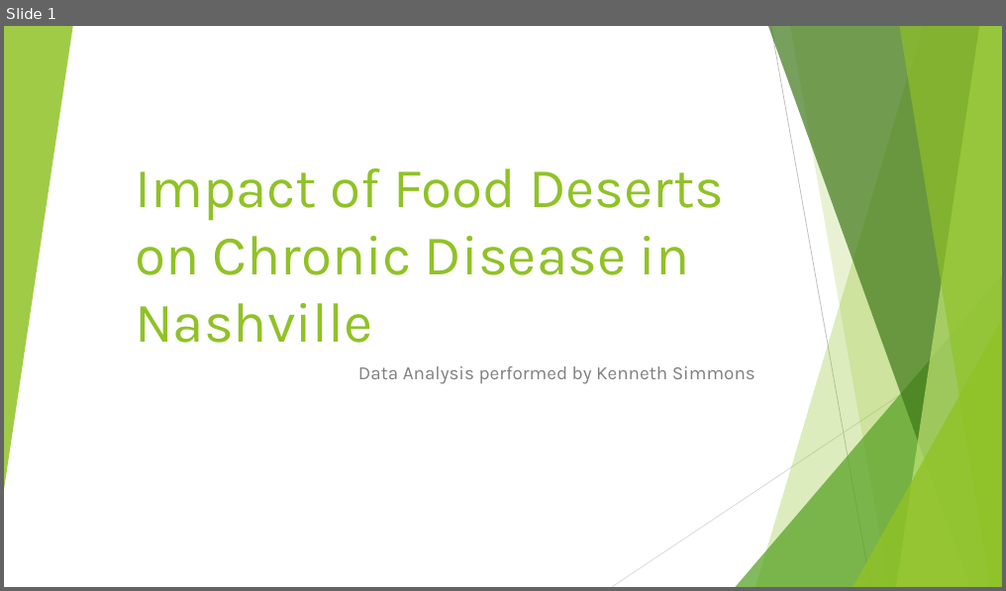
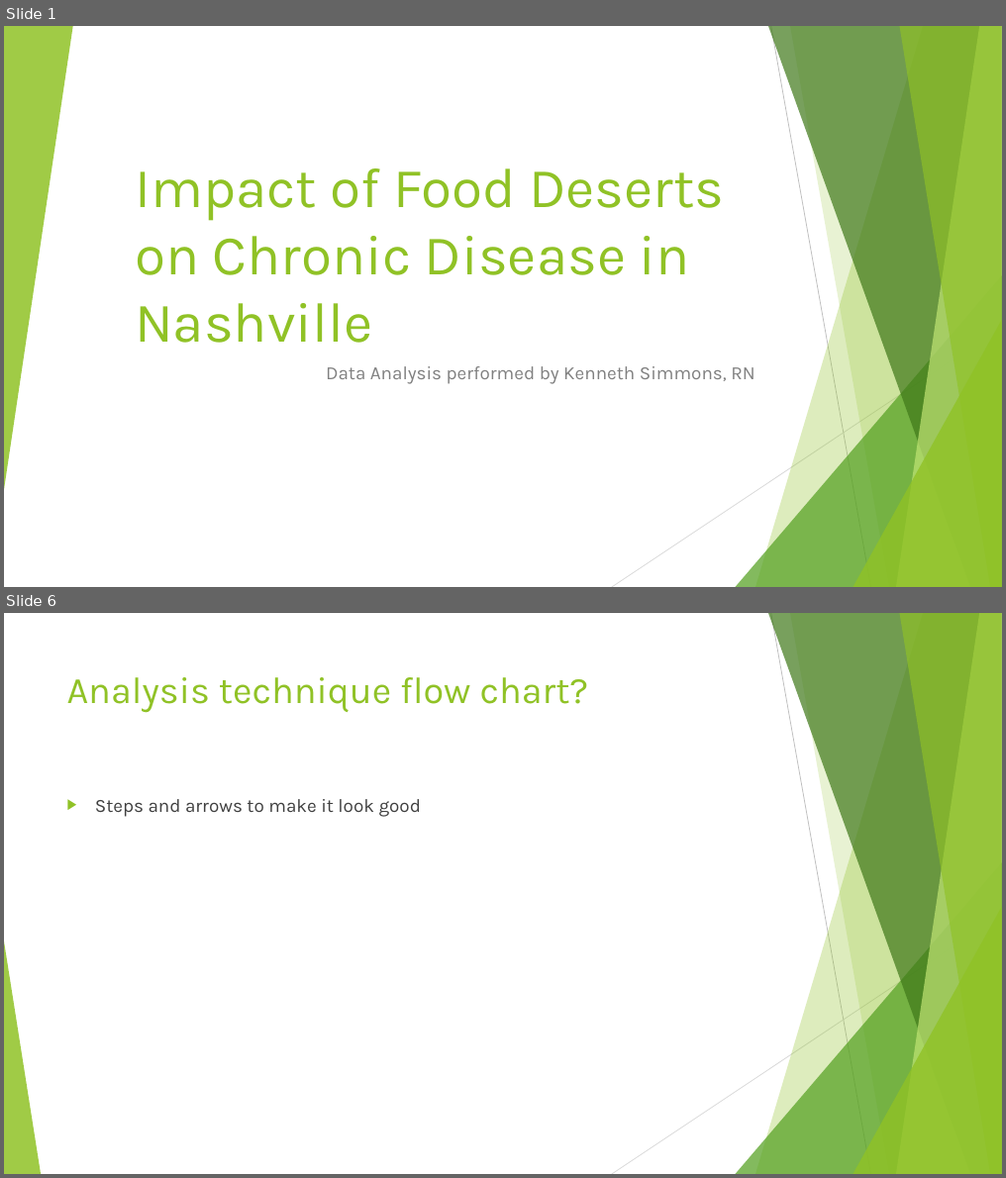
Before and after one commit to latestnight/capstone, a slide deck: food_desert_pp.pptx. Shown one above the other, each under a label of ours: slide 1 before the commit, slides 1 and 6 after it; the slides between them are not shown. The pictures are 1006x591 and 1006x1178 pixels, drawn with LibreOffice and Linux fonts; fonts in the diff are those of the drawing. Boxes give left, top, right and bottom in pixels: in the first picture for what was removed or moved away, otherwise in the second. Text is boxed around its words. In the diff, an @@ line names an element or a change of style, - is before the commit and + after.

```diff
--- a/food_desert_pp.pptx
+++ b/food_desert_pp.pptx
@@ slide 6 added at (x1=4, y1=613, x2=1002, y2=1174), background #FFFFFF; not listed: 9 template elements that a slide beside it also shows @@
@@ title added at (x1=67, y1=677, x2=589, y2=713), 36 pt, text #90C226 @@
+Analysis technique flow chart?
@@ text added at (x1=95, y1=799, x2=421, y2=817), 18 pt, text #404040 @@
+▶ Steps and arrows to make it look good
@@ triangle added at (x1=4, y1=942, x2=41, y2=1174), fill #90C226 at 85% opacity @@
@@ slide 1 changed as well @@
@@ subtitle at (x1=326, y1=367, x2=754, y2=384): text changed @@
-Data Analysis performed by Kenneth Simmons
+Data Analysis performed by Kenneth Simmons, RN
```
Also in this commit, not shown: 2 other slides changed, 13 other slides added, 18 other files.
